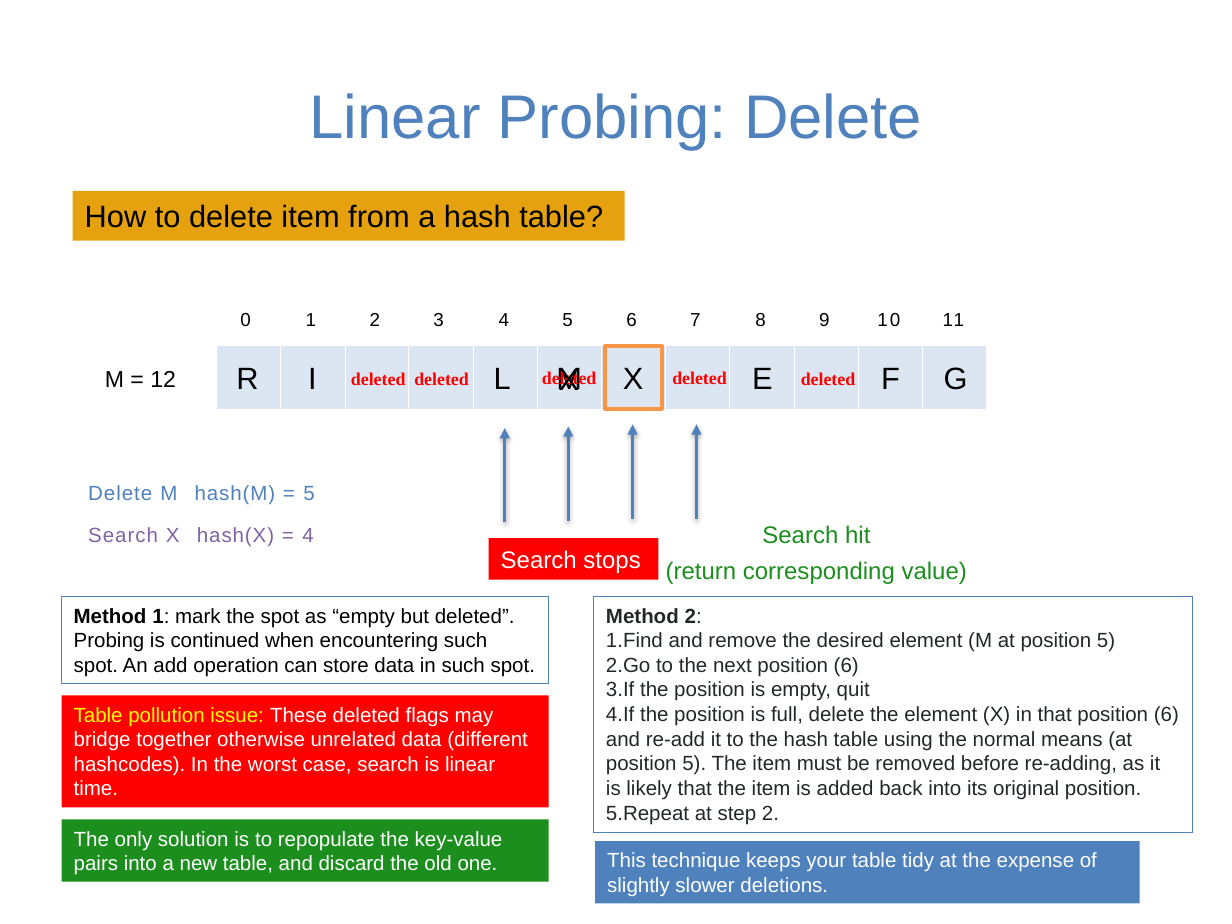
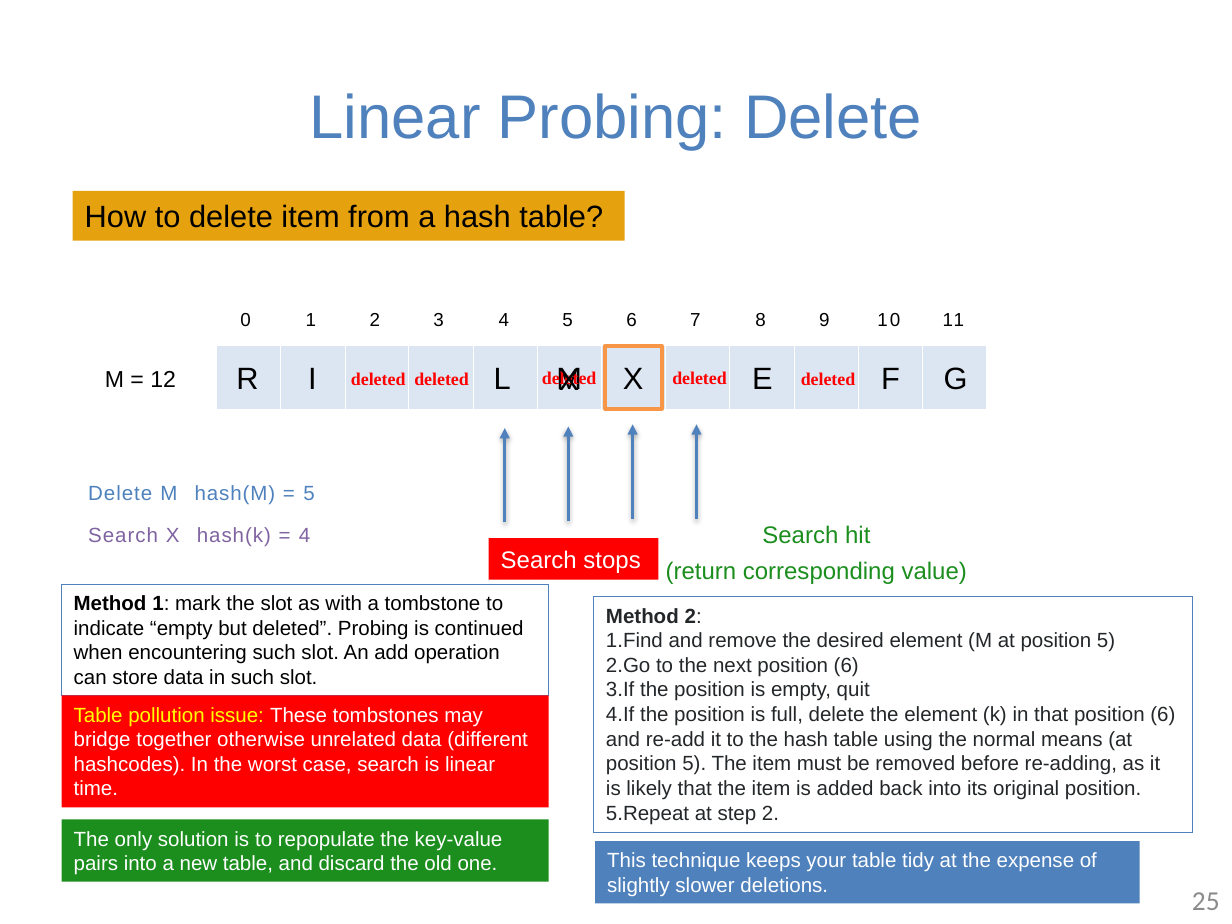
Before and after one commit to guhofstra/CSC111Fa25, a slide deck: slide 25 of PPTs/Lecture 7-hash table.pptx (slide 20 before the commit). Drawn at 1232x924 pixels with LibreOffice and Linux fonts; fonts in the diff are those of the drawing. Boxes give left, top, right and bottom in pixels: in the first picture for what was removed or moved away, otherwise in the second. Text is boxed around its words. In the diff, an @@ line names an element or a change of style, - is before the commit and + after.

```diff
--- a/PPTs/Lecture 7-hash table.pptx
+++ b/PPTs/Lecture 7-hash table.pptx
@@ text at (x1=88, y1=527, x2=310, y2=546): text changed @@
-Search X hash(X) = 4
+Search X hash(k) = 4
@@ rectangle "Method 1: mark the slot ..." resized from (x1=62, y1=596, x2=548, y2=684) to (x1=62, y1=584, x2=548, y2=696) @@
@@ text in rectangle at (x1=74, y1=595, x2=524, y2=685): text changed @@
-Method 1: mark the spot as “empty but deleted”. Probing is continued when encountering such spot. An add operation can store data in such spot.
+Method 1: mark the slot as with a tombstone to indicate “empty but deleted”. Probing is continued when encountering such slot. An add operation can store data in such slot.
@@ text in rectangle at (x1=74, y1=707, x2=528, y2=796): text changed @@
-Table pollution issue: These deleted flags may bridge together otherwise unrelated data (different hashcodes). In the worst case, search is linear time.
+Table pollution issue: These tombstones may bridge together otherwise unrelated data (different hashcodes). In the worst case, search is linear time.
@@ text in rectangle at (x1=606, y1=706, x2=1175, y2=800): text changed @@
-4. If the position is full, delete the element (X) in that position (6) and re-add it to the hash table using the normal means (at position 5). The item must be removed before re-adding, as it is likely that the item is added back into its original position.
+4. If the position is full, delete the element (k) in that position (6) and re-add it to the hash table using the normal means (at position 5). The item must be removed before re-adding, as it is likely that the item is added back into its original position.
@@ page number added at (x1=1192, y1=892, x2=1220, y2=910), 16 pt, text #8C8C8C @@
+25
```
Also in this commit, not shown: 20 other slides changed, 6 slides added, 1 slide removed, 4 other files.
